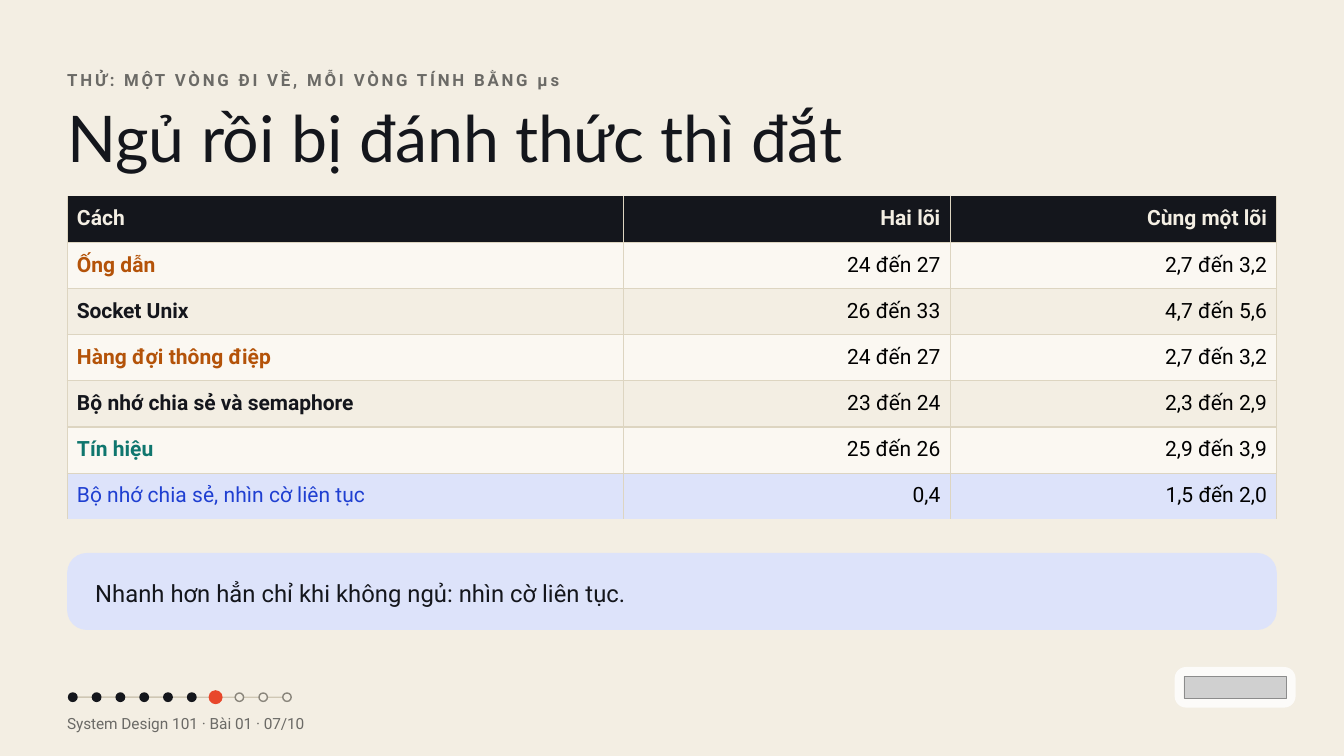
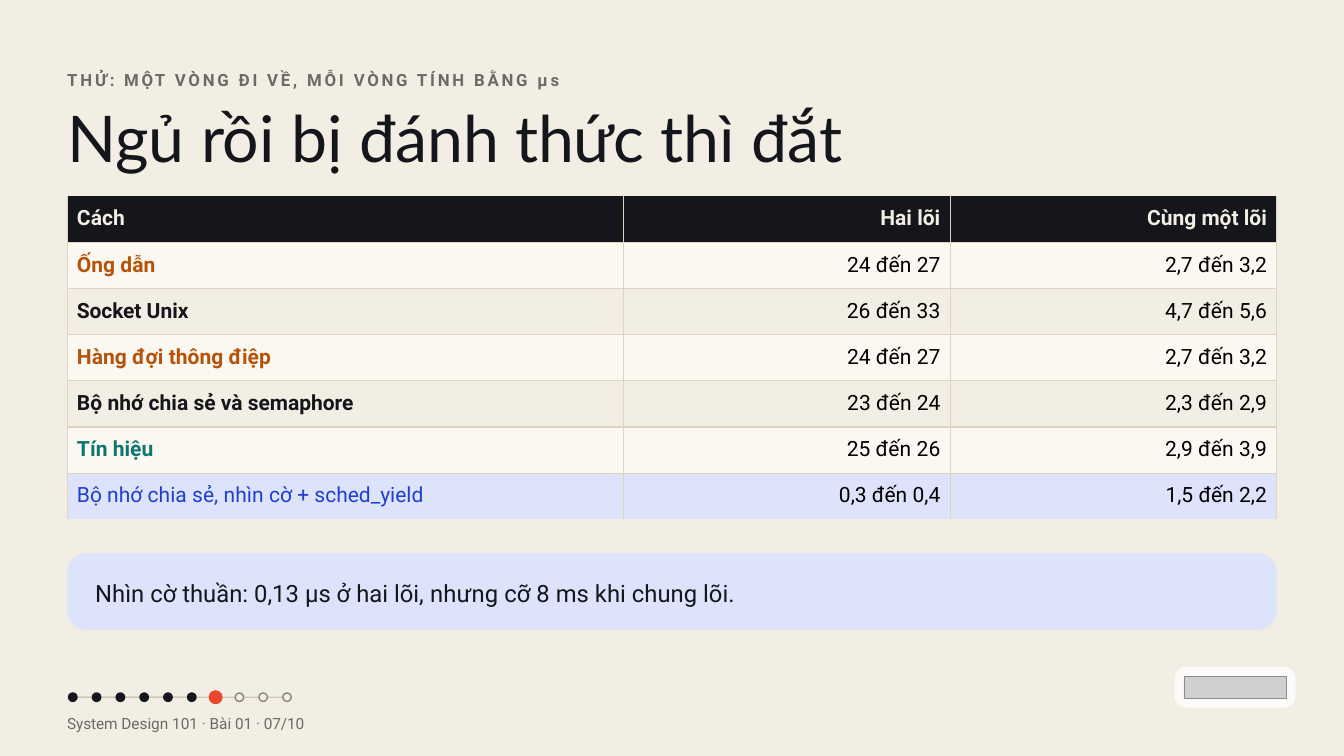
Before and after one commit to vohoailinh90/tool-marketing-studio, a slide deck: slide 7 of system-design-101/vi/lessons/sd-08-001/slides/sd-08-001.pptx. Drawn at 1344x756 pixels with LibreOffice and Linux fonts; fonts in the diff are those of the drawing; grey boxes stand for pictures. Boxes give left, top, right and bottom in pixels: in the first picture for what was removed or moved away, otherwise in the second. Text is boxed around its words. In the diff, an @@ line names an element or a change of style, - is before the commit and + after.

```diff
--- a/system-design-101/vi/lessons/sd-08-001/slides/sd-08-001.pptx
+++ b/system-design-101/vi/lessons/sd-08-001/slides/sd-08-001.pptx
@@ table at (67,196,1277,511) @@
-row 7: Bộ nhớ chia sẻ, nhìn cờ liên tục | 0,4 | 1,5 đến 2,0
+row 7: Bộ nhớ chia sẻ, nhìn cờ + sched_yield | 0,3 đến 0,4 | 1,5 đến 2,2
@@ text at (95,582,734,607): text changed @@
-Nhanh hơn hẳn chỉ khi không ngủ: nhìn cờ liên tục.
+Nhìn cờ thuần: 0,13 µs ở hai lõi, nhưng cỡ 8 ms khi chung lõi.
```
Also in this commit, not shown: 2 other slides changed.
